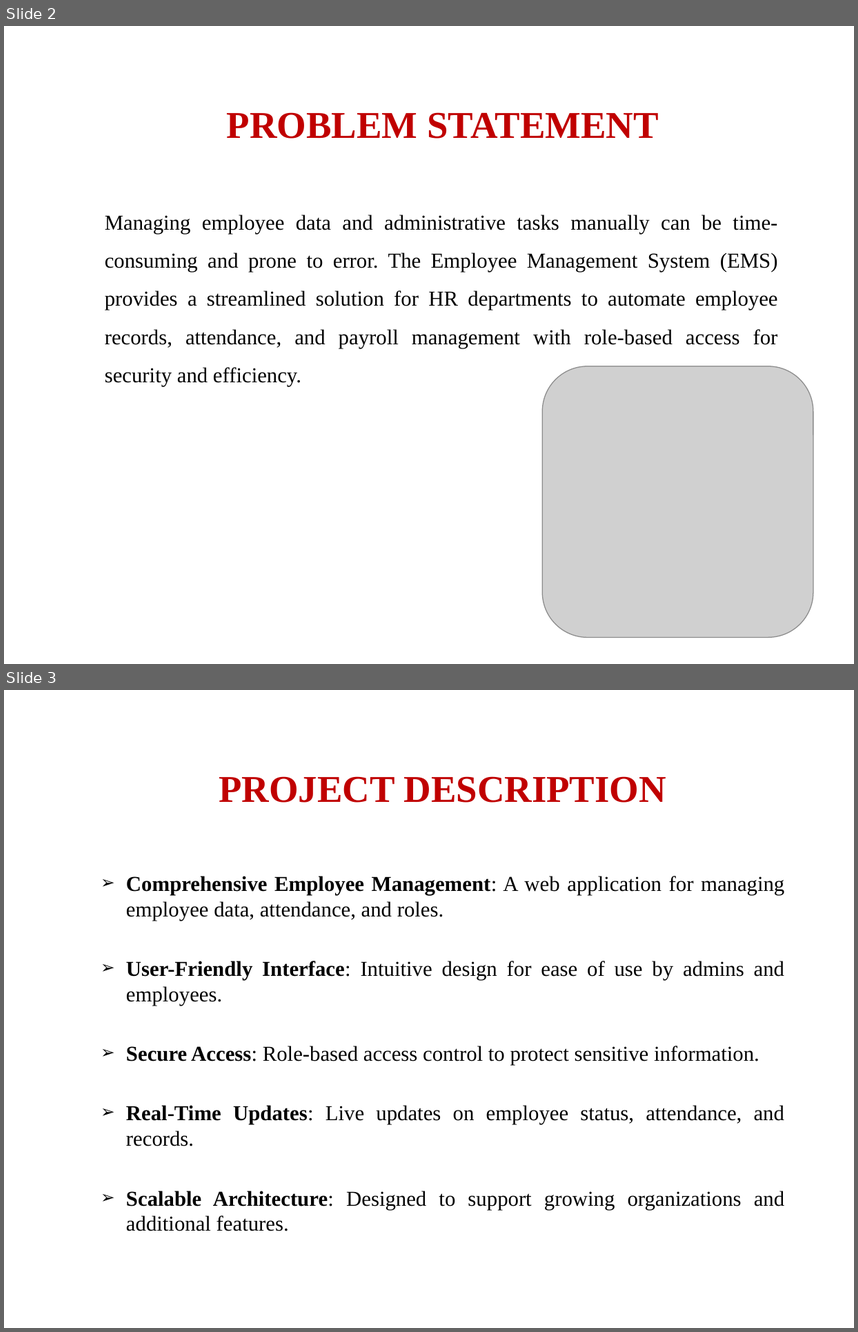
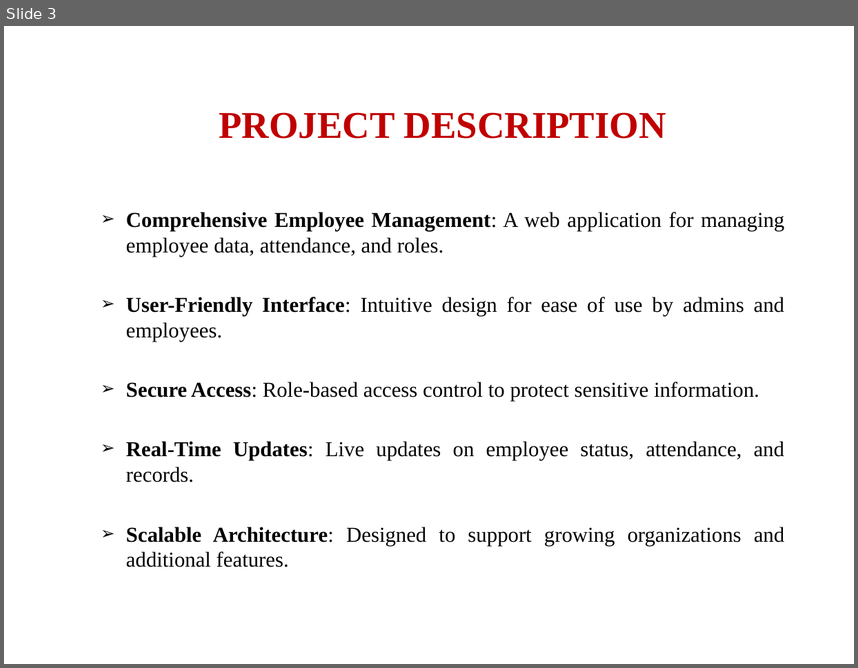
Before and after one commit to Immanuvel1207/Employee-Management-System, a slide deck: Employee-management-system.pptx. Shown one above the other, each under a label of ours: slides 2 and 3 before the commit, slide 3 after it. The pictures are 858x1332 and 858x668 pixels, drawn with LibreOffice and Linux fonts; fonts in the diff are those of the drawing; grey boxes stand for pictures; background and template pictures are left out. Boxes give left, top, right and bottom in pixels: in the first picture for what was removed or moved away, otherwise in the second. Text is boxed around its words. In the diff, an @@ line names an element or a change of style, - is before the commit and + after.

```diff
--- a/Employee-management-system.pptx
+++ b/Employee-management-system.pptx
@@ slide 2 removed at (4, 26, 854, 664), background picture (left out) @@
@@ title removed at (227, 112, 659, 138) @@
-PROBLEM STATEMENT
@@ text removed at (105, 214, 778, 386) @@
-Managing employee data and administrative tasks manually can be time-consuming and prone to error. The Employee Management System (EMS) provides a streamlined solution for HR departments to automate employee records, attendance, and payroll management with role-based access for security and efficiency.
@@ picture removed at (542, 366, 813, 637) @@
```
Also in this commit, not shown: 3 slides changed, 12 slides added, 3 other slides removed, 19 other files.
